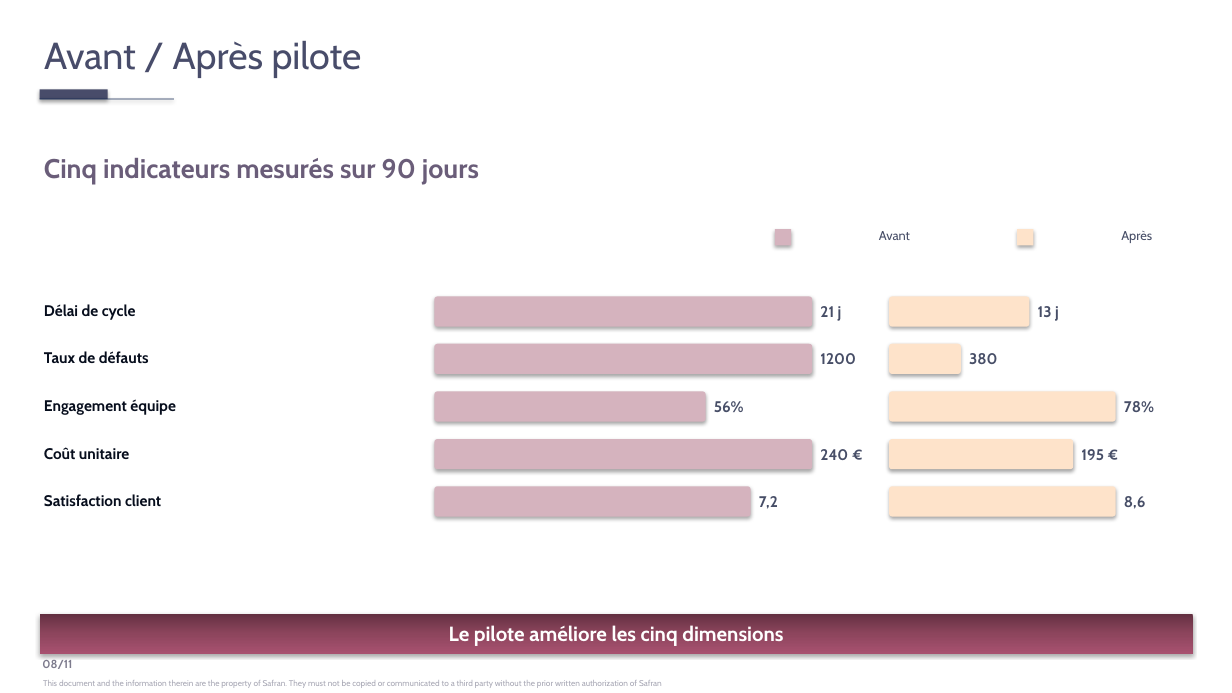
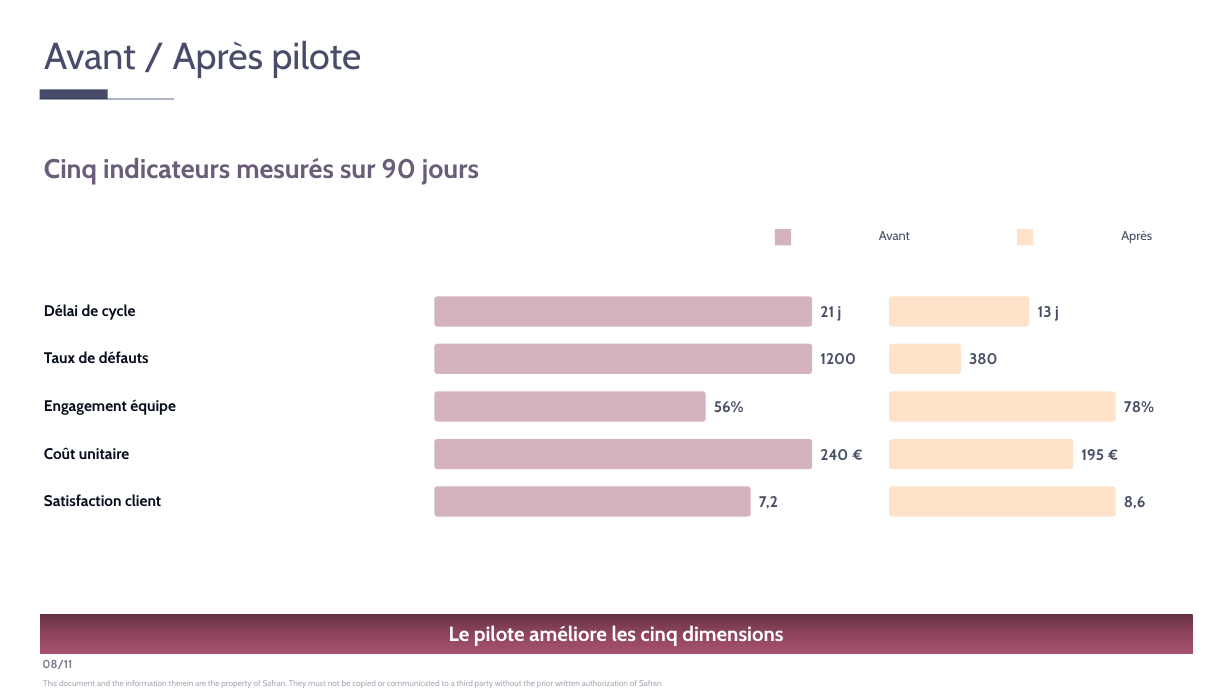
Before and after one commit to jpapasidero/Skill_Jessica_template_Claude, a slide deck: slide 8 of test_corretion_elements_graphiques.pptx. Drawn at 1232x693 pixels with LibreOffice and Linux fonts; fonts in the diff are those of the drawing. Boxes give left, top, right and bottom in pixels: in the first picture for what was removed or moved away, otherwise in the second. Text is boxed around its words. In the diff, an @@ line names an element or a change of style, - is before the commit and + after.

```diff
--- a/test_corretion_elements_graphiques.pptx
+++ b/test_corretion_elements_graphiques.pptx
@@ shadow off in 15 elements at bbox=[40, 90, 108, 100], bbox=[40, 99, 174, 100], bbox=[775, 229, 792, 246], bbox=[1018, 229, 1034, 246], bbox=[434, 297, 812, 327], bbox=[889, 297, 1030, 327], bbox=[434, 344, 812, 374], bbox=[889, 344, 961, 374], bbox=[434, 392, 706, 422], bbox=[889, 392, 1116, 422], bbox=[434, 439, 812, 470], bbox=[889, 439, 1073, 470], bbox=[434, 486, 750, 517], bbox=[889, 486, 1116, 517], bbox=[40, 614, 1193, 653] @@
```
Also in this commit, not shown: 10 other slides changed, 4 other files.
